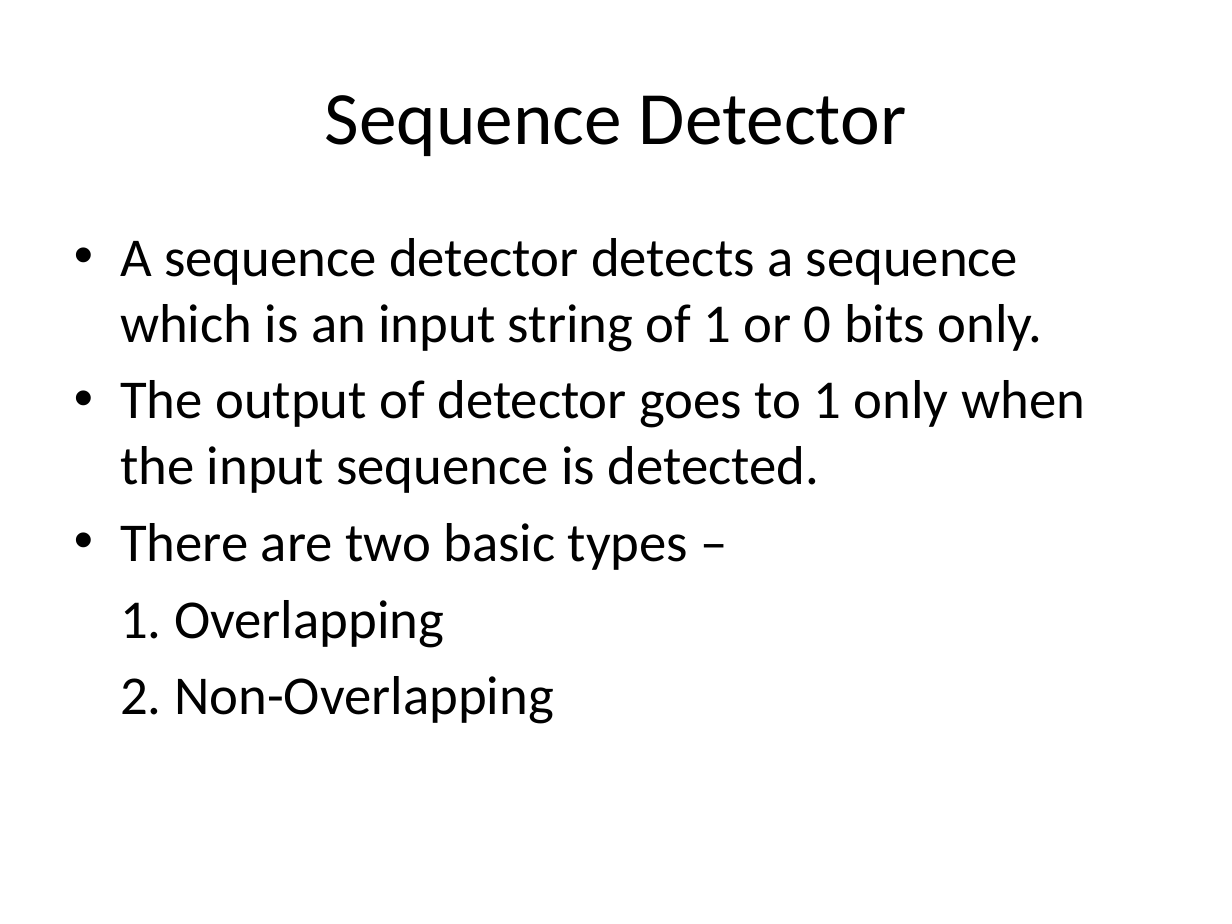
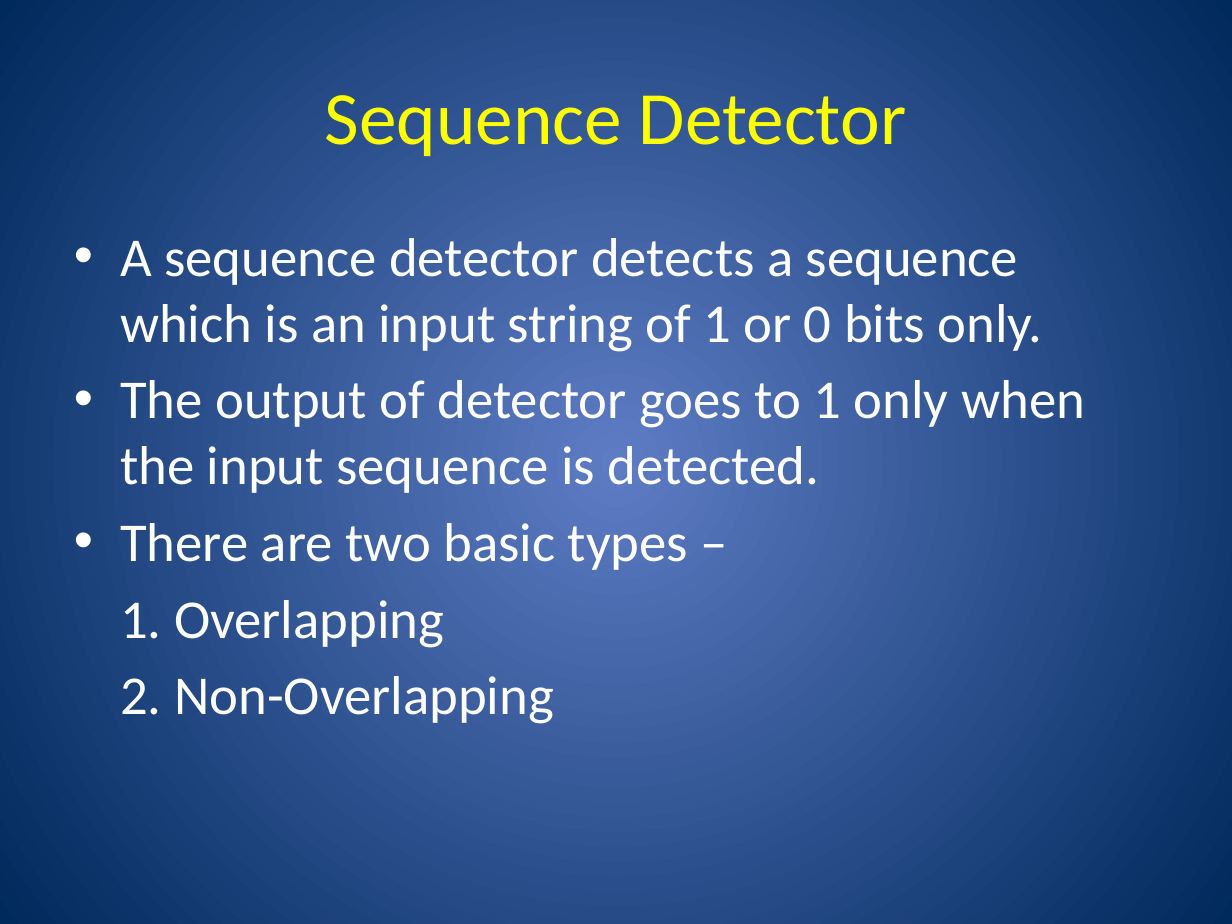
Before and after one commit to Amul01/Presentations, a slide deck: slide 9 of SDuSSM.pptx (slide 3 before the commit). Drawn at 1232x924 pixels with LibreOffice and Linux fonts; fonts in the diff are those of the drawing. Boxes give left, top, right and bottom in pixels: in the first picture for what was removed or moved away, otherwise in the second. Text is boxed around its words. In the diff, an @@ line names an element or a change of style, - is before the commit and + after.

```diff
--- a/SDuSSM.pptx
+++ b/SDuSSM.pptx
@@ background #FFFFFF to gradient #5E7CC5 to #00295C @@
@@ title "Sequence Detector" at [325,95,906,156]: text colour #000000 to #FFFF00 @@
@@ text "A sequence detector detects a ..." at [120,238,1085,724]: text colour #000000 to #FFFFFF @@
```
Also in this commit, not shown: 4 other slides changed, 8 slides added.
